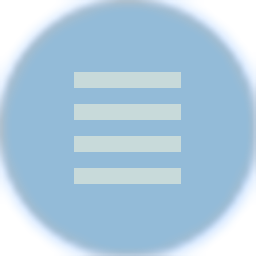
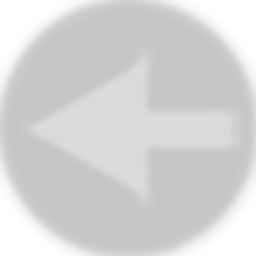
Comparing the layer stacks of the two (256, 256) images. Changes:
added layer "grey overlay" (color dodge, 38%) above "blue overlay" over [0, 0, 256, 256]
renamed "Layer 1" to "blue overlay", hid it over [0, 0, 256, 256]
hid "menu" over [74, 72, 181, 184]
showed "arrow left copy 2" over [19, 47, 245, 209]
"Ellipse 1": opacity 50% → 30% over [0, 0, 256, 256]
